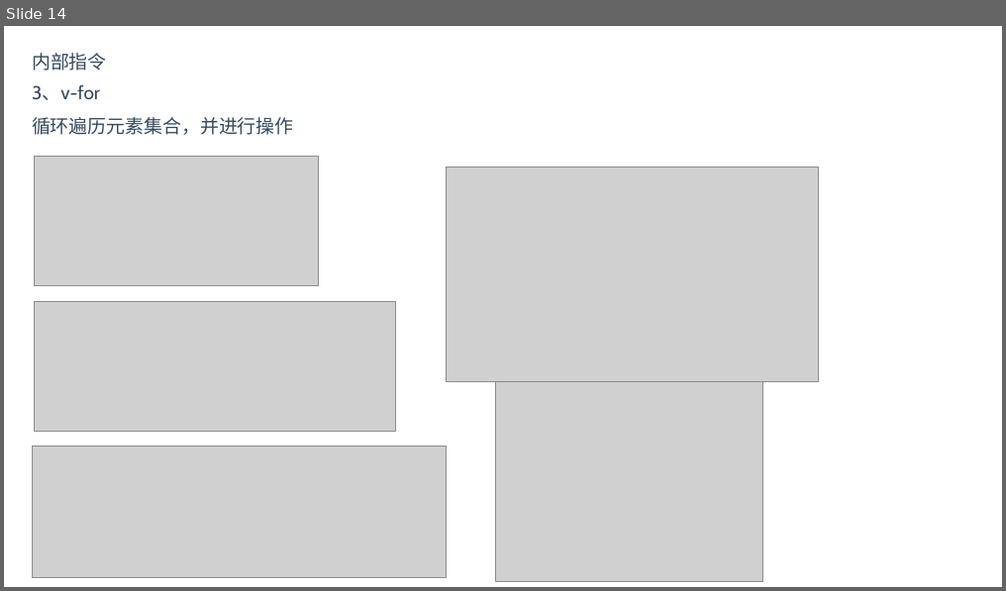
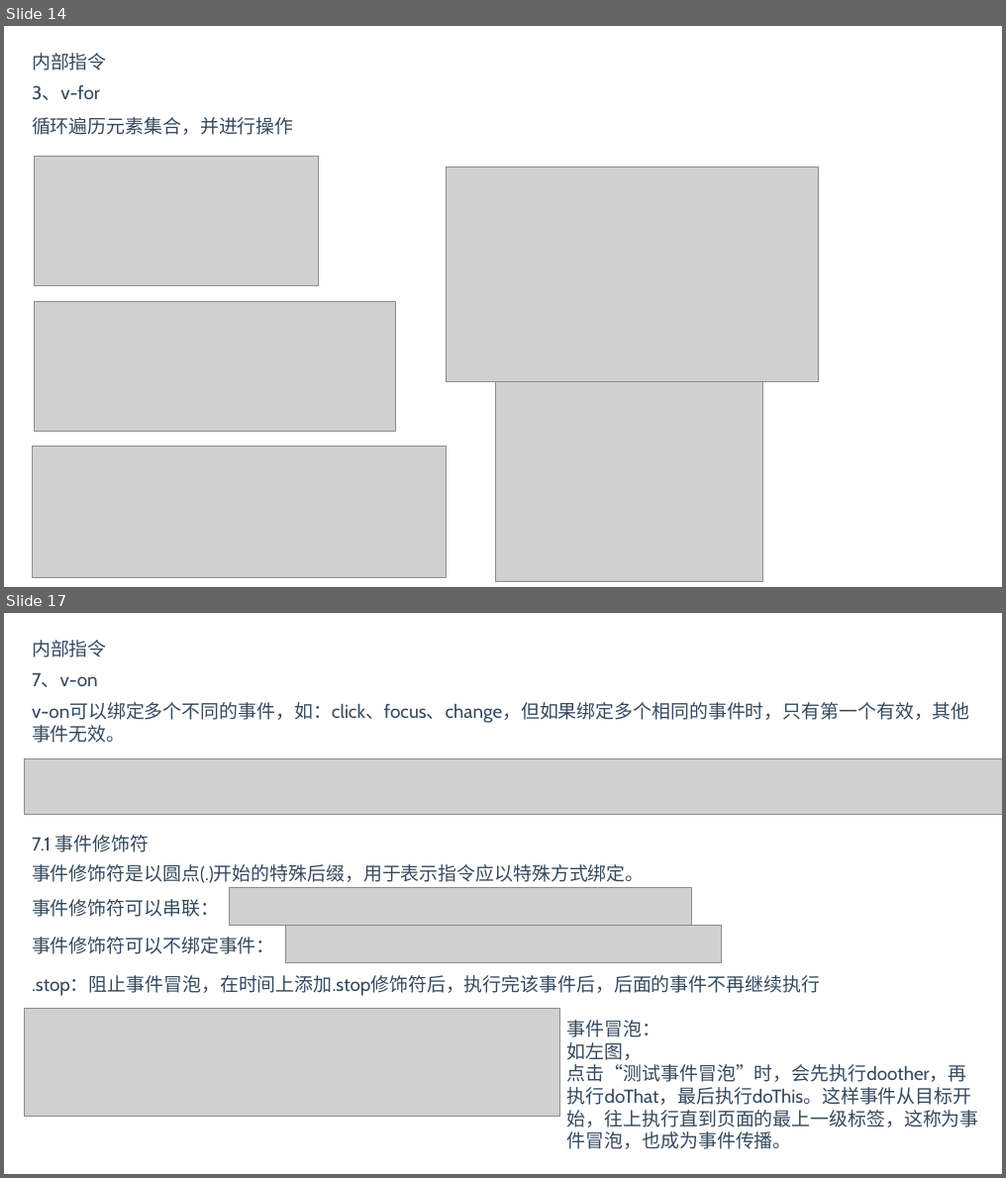
Before and after one commit to BinMarshall/studing, a slide deck: Vue/vue.pptx. Shown one above the other, each under a label of ours: slide 14 before the commit, slides 14 and 17 after it; the slides between them are not shown. The pictures are 1006x591 and 1006x1178 pixels, drawn with LibreOffice and Linux fonts; fonts in the diff are those of the drawing; grey boxes stand for pictures. Boxes give left, top, right and bottom in pixels: in the first picture for what was removed or moved away, otherwise in the second. Text is boxed around its words. In the diff, an @@ line names an element or a change of style, - is before the commit and + after.

```diff
--- a/Vue/vue.pptx
+++ b/Vue/vue.pptx
@@ slide 17 added at box(4, 613, 1002, 1174), background #FFFFFF @@
@@ text added at box(32, 640, 107, 658), 18 pt, text #34495E @@
+内部指令
@@ text added at box(32, 672, 98, 687), 18 pt, text #34495E @@
+7、v-on
@@ text added at box(32, 703, 970, 743), 18 pt, text #34495E @@
+v-on可以绑定多个不同的事件，如：click、focus、change，但如果绑定多个相同的事件时，只有第一个有效，其他事件无效。
@@ picture added at box(24, 759, 1002, 814) @@
@@ text added at box(32, 835, 148, 853), 18 pt, text #34495E @@
+7.1 事件修饰符
@@ text added at box(32, 864, 645, 883), 18 pt, text #34495E @@
+事件修饰符是以圆点(.)开始的特殊后缀，用于表示指令应以特殊方式绑定。
@@ text added at box(32, 899, 219, 917), 18 pt, text #34495E @@
+事件修饰符可以串联：
@@ picture added at box(230, 888, 691, 926) @@
@@ text added at box(32, 937, 275, 955), 18 pt, text #34495E @@
+事件修饰符可以不绑定事件：
@@ picture added at box(285, 925, 721, 962) @@
@@ text added at box(32, 976, 820, 996), 18 pt, text #34495E @@
+.stop：阻止事件冒泡，在时间上添加.stop修饰符后，执行完该事件后，后面的事件不再继续执行
@@ picture added at box(24, 1009, 560, 1117) @@
@@ text added at box(567, 1020, 979, 1150), 18 pt, text #34495E @@
+事件冒泡：
+如左图，
+点击“测试事件冒泡”时，会先执行doother，再执行doThat，最后执行doThis。这样事件从目标开始，往上执行直到页面的最上一级标签，这称为事件冒泡，也成为事件传播。
```
Also in this commit, not shown: 8 slides changed, 4 other slides added, 2 slides removed, 1 other file.
